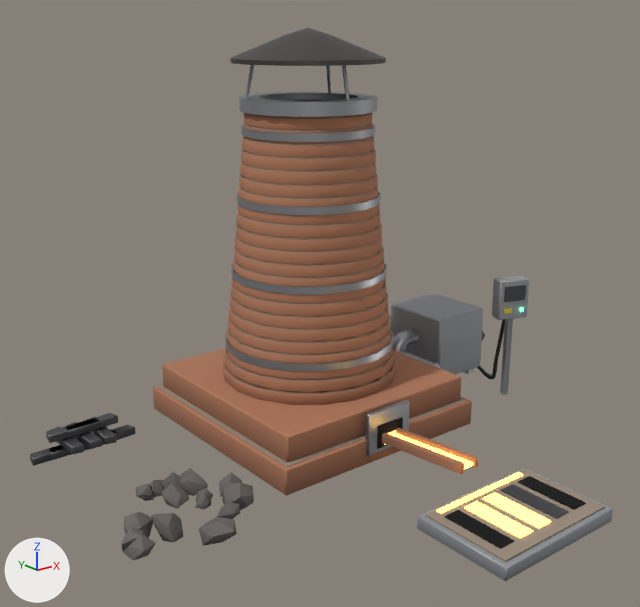
Two versions of the glTF model static/martian/assets/models/bs_smelter.glb, one commit apart.
Camera for both pictures: a 50 mm lens placed at (-5.09, -6.53, 3.79), pointed at (-0.29, -0.54, 1.39). The axes (+X, +Y, +Z) are drawn at lower left. The lights are the same throughout. The picture after the commit comes second. Where no turn or scale is listed for an object, it has been applied to the vertices. Vertices at exactly the same position are counted once.

Script lines for the objects in view, before the commit:
```python
me_mesh_0 = bpy.data.meshes.new('Mesh_0')
me_mesh_0.from_pydata(...)  # 4713 vertices, 7346 faces; spans x 0.0..6.26, y -4.26..0.0, z 0.0..3.81
me_mesh_0.materials.append(mat_basalt)
me_mesh_0.materials.append(mat_brick)
me_mesh_0.materials.append(mat_light_amber)  # orange #ffc459, glowing orange #ffc459
me_mesh_0.materials.append(mat_light_green)  # green #59ff95, glowing green #59ff95
me_mesh_0.materials.append(mat_mortar)
me_mesh_0.materials.append(mat_painted_dark)
me_mesh_0.materials.append(mat_painted_grey)
me_mesh_0.materials.append(mat_painted_yellow)
me_mesh_0.materials.append(mat_pig_iron)
me_mesh_0.materials.append(mat_rubber)
me_mesh_0.materials.append(mat_steel)
me_mesh_0.materials.append(mat_titanium)
me_mesh_0.materials.append(mat_void)
me_mesh_1 = bpy.data.meshes.new('Mesh_1')
me_mesh_1.from_pydata(...)  # 216 vertices, 396 faces; spans x 0.029..1.058, y -0.672..-0.149, z 0.047..0.292
me_mesh_1.materials.append(mat_pig_iron)
ob_mesh_0 = bpy.data.objects.new('Mesh_0', me_mesh_0)
ob_mesh_0.location = (-2.64, 1.16, -0.03)
ob_mesh_1 = bpy.data.objects.new('Mesh_1', me_mesh_1)
ob_mesh_1.location = (-2.64, 1.16, -0.03)
```
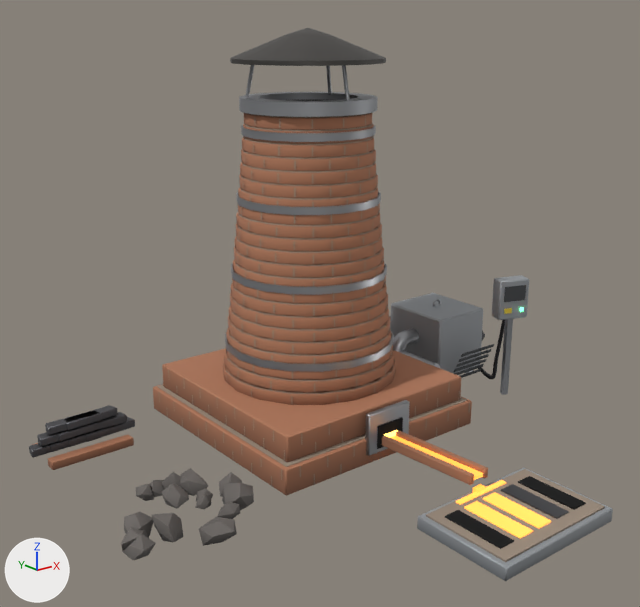
Patch to the scene script:
```diff
--- a/static/martian/assets/models/bs_smelter.glb.py
+++ b/static/martian/assets/models/bs_smelter.glb.py
@@ mat_light_ember @@
+mat_light_ember = bpy.data.materials.new('light_ember')
+# nodes: BsdfPrincipled, Mix, OutputMaterial, VertexColor
+# colours: orange #ffa23f, orange #ffad50, mixed with the vertex colours
@@ me_mesh_0 @@
-me_mesh_0.from_pydata(...)  # 4713 vertices, 7346 faces; spans x 0.0..6.26, y -4.26..0.0, z 0.0..3.81
+me_mesh_0.from_pydata(...)  # 6391 vertices, 8316 faces; spans x 0.0..6.26, y -4.26..0.0, z 0.0..3.81
+# me_mesh_0 part 1: the loose piece of 24 vertices spanning x 2.53..2.58, y -3.31..-2.31, z 0.23..0.4 is turned 2 degrees about the x axis through its middle and scaled by 1.12, then moved by (0.0, -0.05, -0.04)
+# me_mesh_0 part 2: the loose piece of 24 vertices spanning x 2.7..2.75, y -3.31..-2.31, z 0.23..0.4 is turned 2 degrees about the x axis through its middle and scaled by 1.12, then moved by (0.0, -0.05, -0.04)
+# me_mesh_0 part 3: the loose piece of 8 vertices spanning x 2.59..2.7, y -3.3..-2.32, z 0.25..0.37 is scaled about its middle by (1, 1.13, 0.71), then moved by (0.0, -0.05, -0.04), in mat_light_ember
+# me_mesh_0 part 4: a new loose piece, a box spanning x 2.596..2.686, y -3.445..-3.396, z 0.15..0.21, in mat_light_ember
+# me_mesh_0 part 5: a new loose piece, a box spanning x 2.361..2.921, y -3.475..-3.426, z 0.152..0.182, in mat_light_ember
+# me_mesh_0 part 6: the loose piece of 8 vertices spanning x 2.14..3.14, y -3.48..-3.43, z 0.15..0.18 is deleted
+# me_mesh_0 part 7: 1670 vertices added at x 1.49..4.79, y -2.32..-0.01, z 0.04..3.06
+# me_mesh_0 part 8: 24 faces spanning x 2.35..2.72, y -4.09..-3.53, z 0.15..0.18 switch from mat_light_amber (orange #ffc459, glowing orange #ffc459) to mat_light_ember
 me_mesh_0.materials.append(mat_basalt)
@@ me_mesh_1 @@
-me_mesh_1.from_pydata(...)  # 216 vertices, 396 faces; spans x 0.029..1.058, y -0.672..-0.149, z 0.047..0.292
+me_mesh_1.from_pydata(...)  # 264 vertices, 484 faces; spans x 0.029..1.058, y -0.645..-0.175, z 0.035..0.372
+# me_mesh_1 part 9: the loose piece of 24 vertices spanning x 0.029..0.546, y -0.48..-0.357, z 0.047..0.122 is moved by (0.0, 0.0, 0.08)
+# me_mesh_1 part 10: the loose piece of 24 vertices spanning x 0.2..0.717, y -0.484..-0.353, z 0.047..0.122 is moved by (0.0, 0.0, 0.08)
+# me_mesh_1 part 11: the loose piece of 24 vertices spanning x 0.37..0.887, y -0.486..-0.351, z 0.047..0.122 is moved by (0.0, 0.0, 0.08)
+# me_mesh_1 part 12: the loose piece of 24 vertices spanning x 0.542..1.058, y -0.491..-0.346, z 0.047..0.122 is moved by (0.0, 0.0, 0.08)
+# me_mesh_1 part 13: the loose piece of 24 vertices spanning x 0.198..0.715, y -0.477..-0.359, z 0.217..0.292 is turned 2.2 degrees about the z axis through its middle, then moved by (-0.085, 0.0, -0.005)
+# me_mesh_1 part 14: the loose piece of 24 vertices spanning x 0.372..0.888, y -0.491..-0.346, z 0.217..0.292 is moved by (-0.085, 0.0, -0.005)
+# me_mesh_1 part 15: the loose piece of 24 vertices spanning x 0.646..0.793, y -0.672..-0.156, z 0.132..0.207 is turned -90 degrees about the z axis through its middle, then moved by (-0.012, -0.005, 0.08)
+# me_mesh_1 part 16: the loose piece of 24 vertices spanning x 0.314..0.445, y -0.667..-0.15, z 0.132..0.207 is turned -92.2 degrees about the z axis through its middle, then moved by (0.079, -0.01, 0.165)
+# me_mesh_1 part 17: the loose piece of 24 vertices spanning x 0.478..0.621, y -0.665..-0.149, z 0.132..0.207 is turned -89.8 degrees about the z axis through its middle, then moved by (0.08, -0.011, 0.165)
+# me_mesh_1 part 18: a new loose piece of 24 vertices spanning x 0.141..0.941, y -0.645..-0.535, z 0.035..0.115, in mat_brick
+# other edits to the shape of me_mesh_1 do not show in these pictures
 me_mesh_1.materials.append(mat_pig_iron)
+me_mesh_1.materials.append(mat_brick)
```

Changed parts and their boxes [x1, y1, x2, y2] in the pictures (640 x 607 px; the box of a moved part takes in the faces that stretch with it):
'Mesh_1', reshaped (22% taller)
    before: [30, 413, 136, 466]
    after: [29, 405, 135, 470]
part 1 of me_mesh_0, moved or reshaped
    before: [382, 433, 464, 474]
    after: [381, 436, 474, 485]
part 2 of me_mesh_0, moved or reshaped
    before: [396, 428, 478, 468]
    after: [396, 430, 488, 479]
part 3 of me_mesh_0, moved or reshaped
    before: [391, 433, 473, 469]
    after: [390, 435, 483, 480]
part 4 of me_mesh_0, added
    after: [473, 484, 485, 493]
part 5 of me_mesh_0, added
    after: [456, 480, 506, 505]
part 6 of me_mesh_0, deleted
    before: [436, 472, 523, 514]
part 7 of me_mesh_0, added
    after: [159, 116, 494, 487]
part 8 of me_mesh_0, recoloured
    both: [464, 492, 551, 538]
part 9 of me_mesh_1, moved or reshaped
    before: [30, 440, 79, 466]
    after: [29, 434, 84, 458]
part 10 of me_mesh_1, moved or reshaped
    before: [49, 441, 82, 460]
    after: [50, 429, 100, 452]
part 11 of me_mesh_1, moved or reshaped
    before: [69, 429, 117, 455]
    after: [68, 427, 108, 447]
part 12 of me_mesh_1, moved or reshaped
    before: [87, 424, 136, 450]
    after: [86, 417, 135, 442]
part 13 of me_mesh_1, moved or reshaped
    before: [46, 418, 102, 443]
    after: [37, 431, 65, 446]
part 14 of me_mesh_1, moved or reshaped
    before: [65, 413, 118, 438]
    after: [58, 418, 109, 441]
part 15 of me_mesh_1, moved or reshaped
    before: [86, 417, 117, 444]
    after: [93, 412, 127, 431]
part 16 of me_mesh_1, moved or reshaped
    before: [49, 427, 85, 454]
    after: [45, 410, 102, 435]
part 17 of me_mesh_1, moved or reshaped
    before: [66, 422, 103, 449]
    after: [65, 405, 118, 430]
part 18 of me_mesh_1, added
    after: [48, 434, 134, 470]
